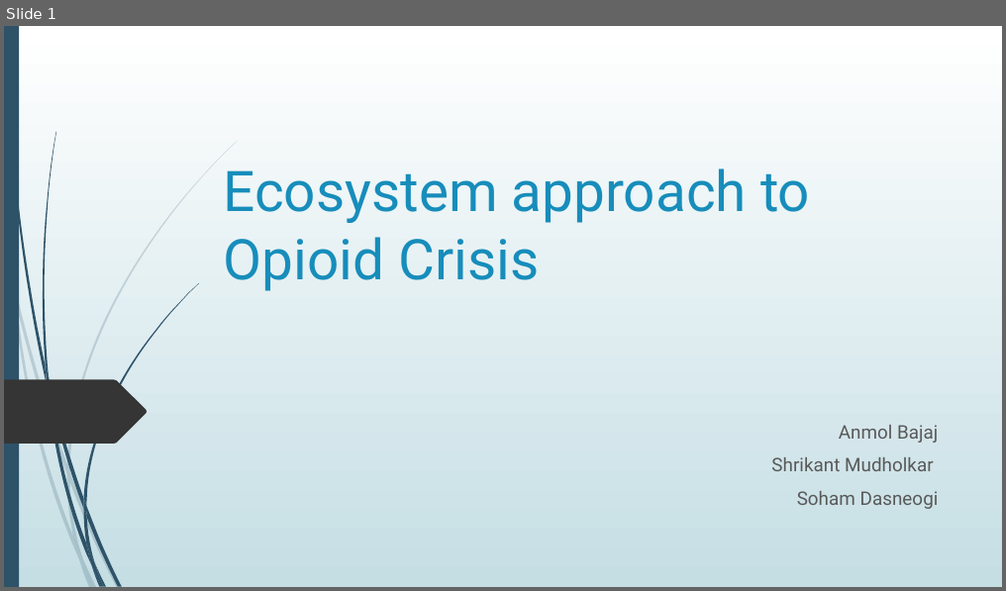
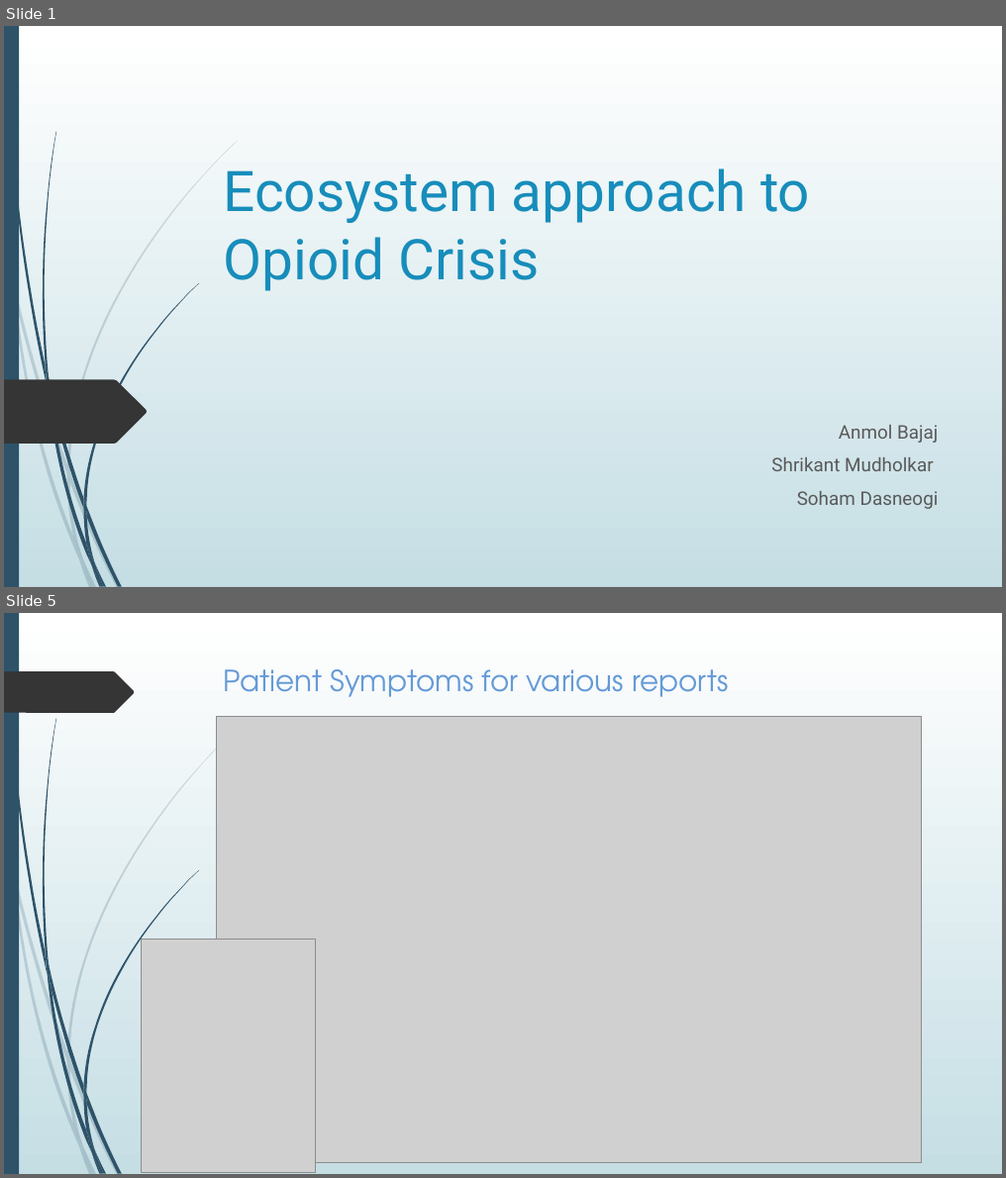
Before and after one commit to shrican/ecosystem-approach-to-opioid-crisis, a slide deck: Ecosystem approach to Opioid Crisis.pptx. Shown one above the other, each under a label of ours: slide 1 before the commit, slides 1 and 5 after it; the slides between them are not shown. The pictures are 1006x591 and 1006x1178 pixels, drawn with LibreOffice and Linux fonts; fonts in the diff are those of the drawing; grey boxes stand for pictures. Boxes give left, top, right and bottom in pixels: in the first picture for what was removed or moved away, otherwise in the second. Text is boxed around its words. In the diff, an @@ line names an element or a change of style, - is before the commit and + after.

```diff
--- a/Ecosystem approach to Opioid Crisis.pptx
+++ b/Ecosystem approach to Opioid Crisis.pptx
@@ slide 5 added at [4,613,1002,1174], background gradient #FFFFFF to #C5DEE5; not listed: 23 template elements that a slide beside it also shows @@
@@ freeform shape added at [4,671,135,713], fill #353535 @@
@@ text added at [224,669,728,697], 28 pt, text #649AD6 @@
+Patient Symptoms for various reports
@@ picture added at [216,716,922,1162] @@
@@ picture added at [141,940,316,1172] @@
```
Also in this commit, not shown: 4 slides changed, 10 other slides added, 5 slides removed, 4 other files.
